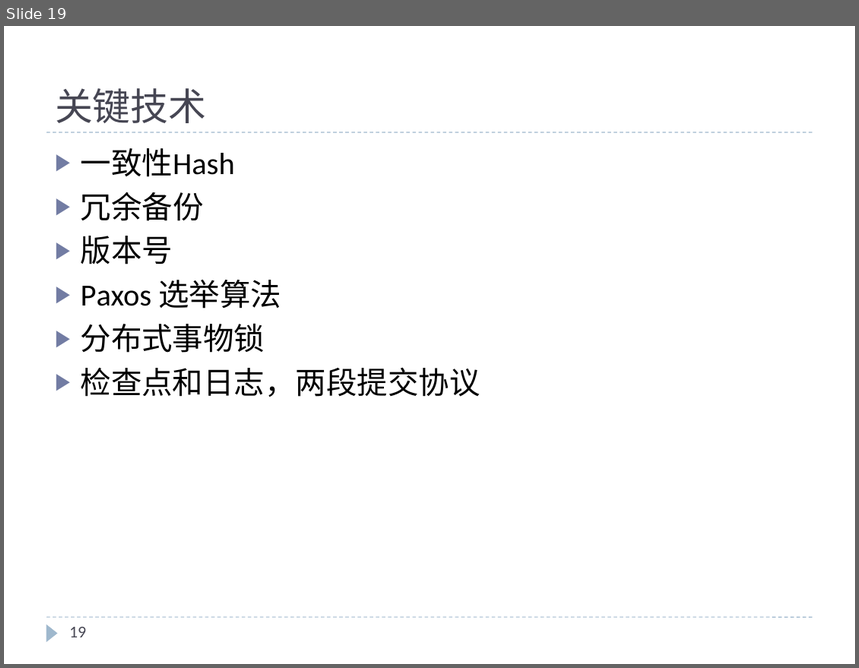
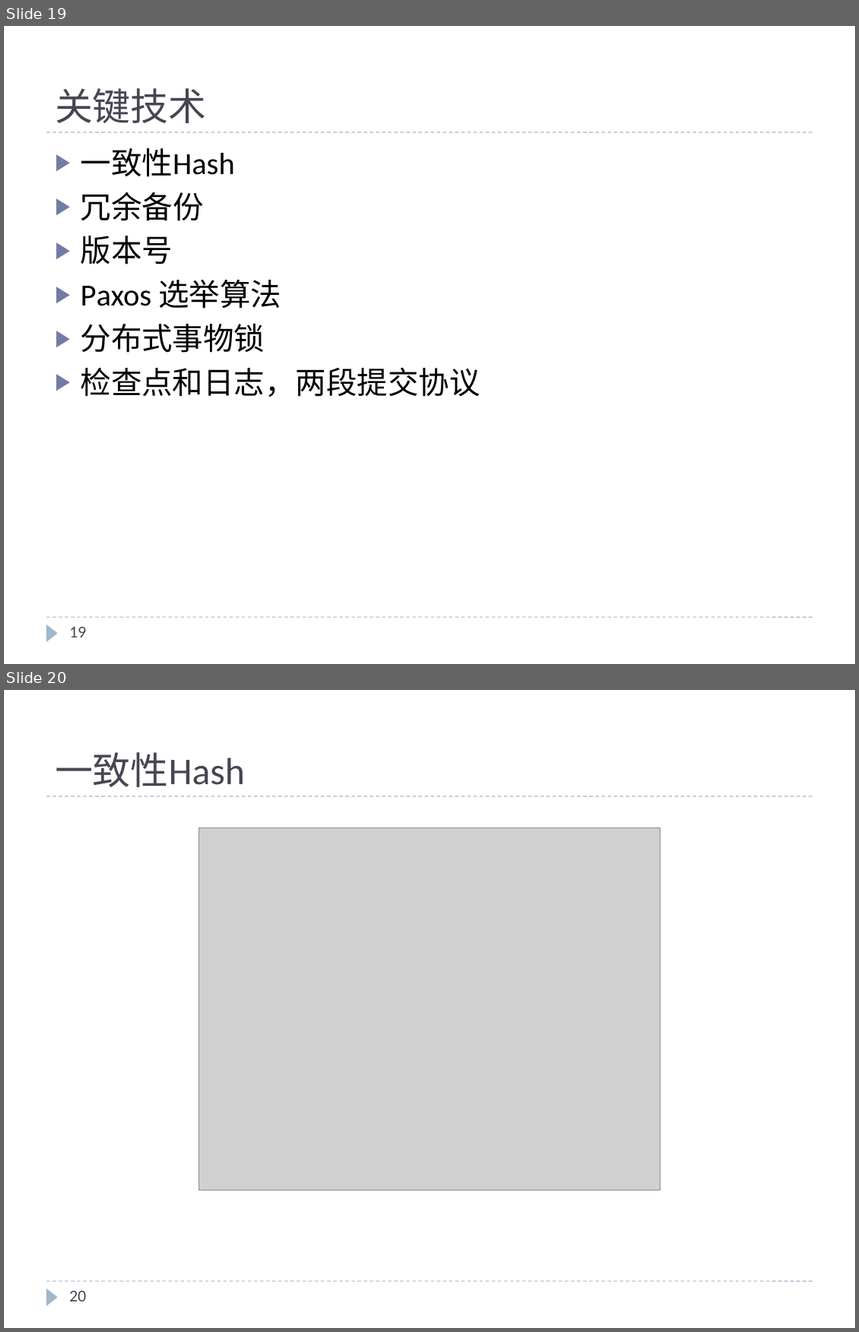
Before and after one commit to cheliequan/idning-paper, a slide deck: draft/MDS集群.pptx. Shown one above the other, each under a label of ours: slide 19 before the commit, slides 19 and 20 after it. The pictures are 859x668 and 859x1332 pixels, drawn with LibreOffice and Linux fonts; fonts in the diff are those of the drawing; grey boxes stand for pictures. Boxes give left, top, right and bottom in pixels: in the first picture for what was removed or moved away, otherwise in the second. Text is boxed around its words. In the diff, an @@ line names an element or a change of style, - is before the commit and + after.

```diff
--- a/draft/MDS集群.pptx
+++ b/draft/MDS集群.pptx
@@ slide 20 added at (4, 690, 855, 1328), background #F4F4F4; not listed: 3 template elements that a slide beside it also shows @@
@@ title added at (55, 752, 245, 787), 32 pt, text #464653 @@
+一致性Hash
@@ picture added at (199, 828, 661, 1191) @@
@@ page number added at (69, 1291, 86, 1302), 14 pt, text #464653 @@
+20
```
Also in this commit, not shown: 19 other slides changed, 1 other slide added, 1 other file.
